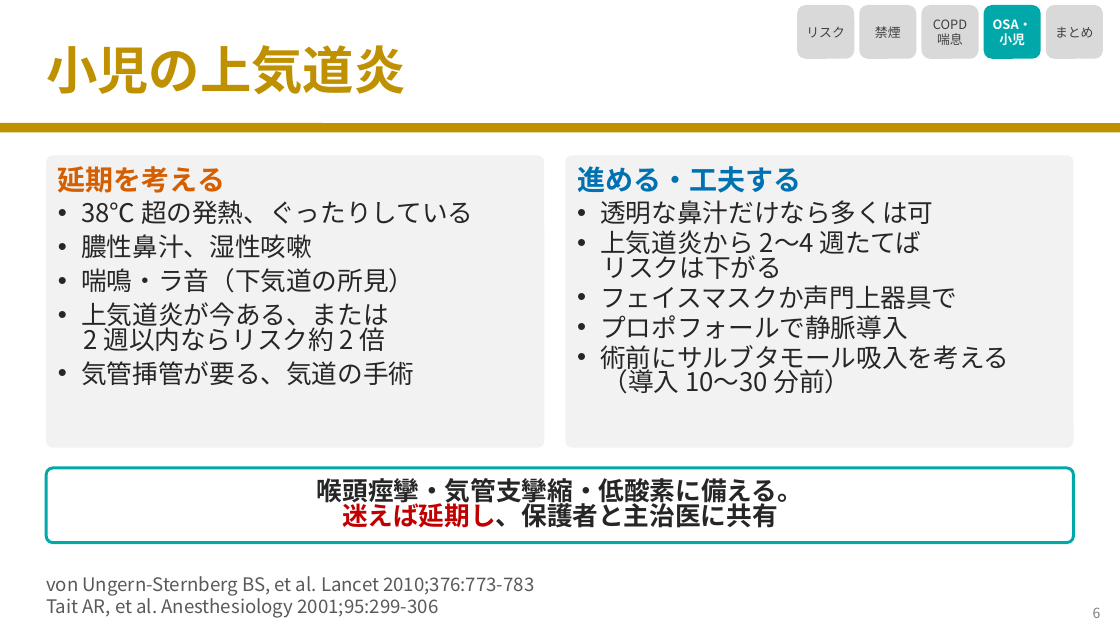
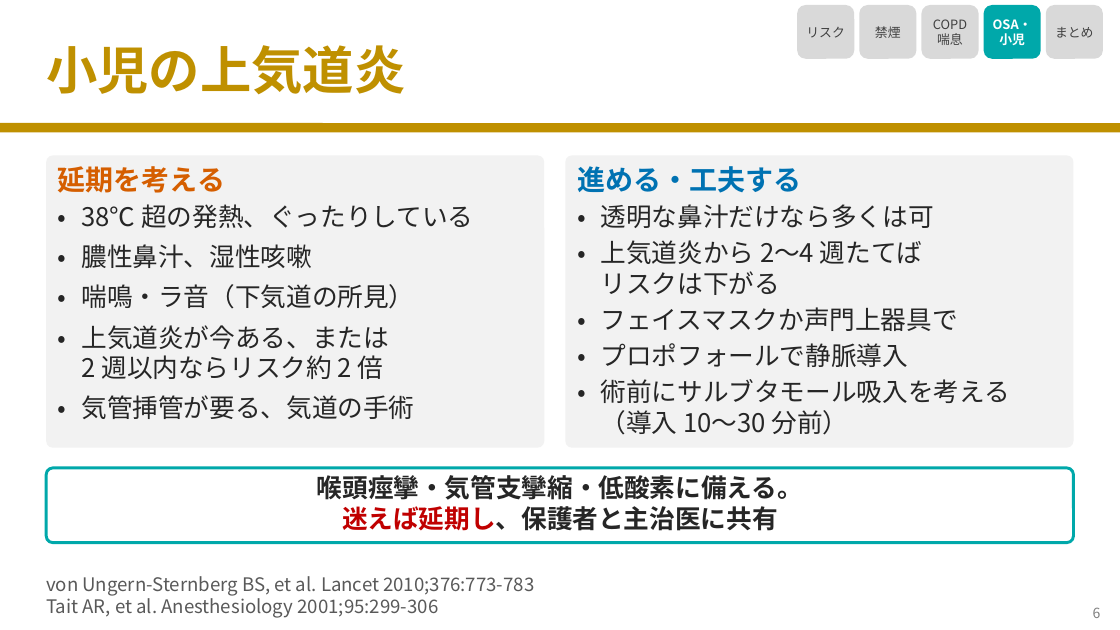
Before and after one commit to nobumitsu-3141/Anes-lecture, a slide deck: slide 7 of slides/4-9_pulmonary_risk_assessment/4-9_pulmonary_risk_assessment.pptx. Drawn at 1120x630 pixels with LibreOffice and Linux fonts; fonts in the diff are those of the drawing. Boxes give left, top, right and bottom in pixels: in the first picture for what was removed or moved away, otherwise in the second. Text is boxed around its words. In the diff, an @@ line names an element or a change of style, - is before the commit and + after.

```diff
--- a/slides/4-9_pulmonary_risk_assessment/4-9_pulmonary_risk_assessment.pptx
+++ b/slides/4-9_pulmonary_risk_assessment/4-9_pulmonary_risk_assessment.pptx
@@ table added at [58, 203, 533, 423], 5 rows, 2 columns @@
+• | 38℃ 超の発熱、ぐったりしている
+• | 膿性鼻汁、湿性咳嗽
+• | 喘鳴・ラ音（下気道の所見）
+• | 上気道炎が今ある、または / 2 週以内ならリスク約 2 倍
+• | 気管挿管が要る、気道の手術
@@ text removed at [81, 200, 473, 385] @@
-• 38℃ 超の発熱、ぐったりしている
-• 膿性鼻汁、湿性咳嗽
-• 喘鳴・ラ音（下気道の所見）
-• 上気道炎が今ある、または
-　 2 週以内ならリスク約 2 倍
-• 気管挿管が要る、気道の手術
@@ table added at [577, 203, 1062, 439], 5 rows, 2 columns @@
+• | 透明な鼻汁だけなら多くは可
+• | 上気道炎から 2〜4 週たてば / リスクは下がる
+• | フェイスマスクか声門上器具で
+• | プロポフォールで静脈導入
+• | 術前にサルブタモール吸入を考える / （導入 10〜30 分前）
@@ text removed at [600, 200, 1009, 394] @@
-• 透明な鼻汁だけなら多くは可
-• 上気道炎から 2〜4 週たてば
-　 リスクは下がる
-• フェイスマスクか声門上器具で
-• プロポフォールで静脈導入
-• 術前にサルブタモール吸入を考える
-　 （導入 10〜30 分前）
@@ table added at [52, 475, 1068, 559], 2 rows, 1 columns @@
+喉頭痙攣・気管支攣縮・低酸素に備える。
+迷えば延期し、保護者と主治医に共有
@@ text removed at [317, 478, 803, 528] @@
-喉頭痙攣・気管支攣縮・低酸素に備える。
-迷えば延期し、保護者と主治医に共有
```
Also in this commit, not shown: 3 other slides changed, 9 other files.
